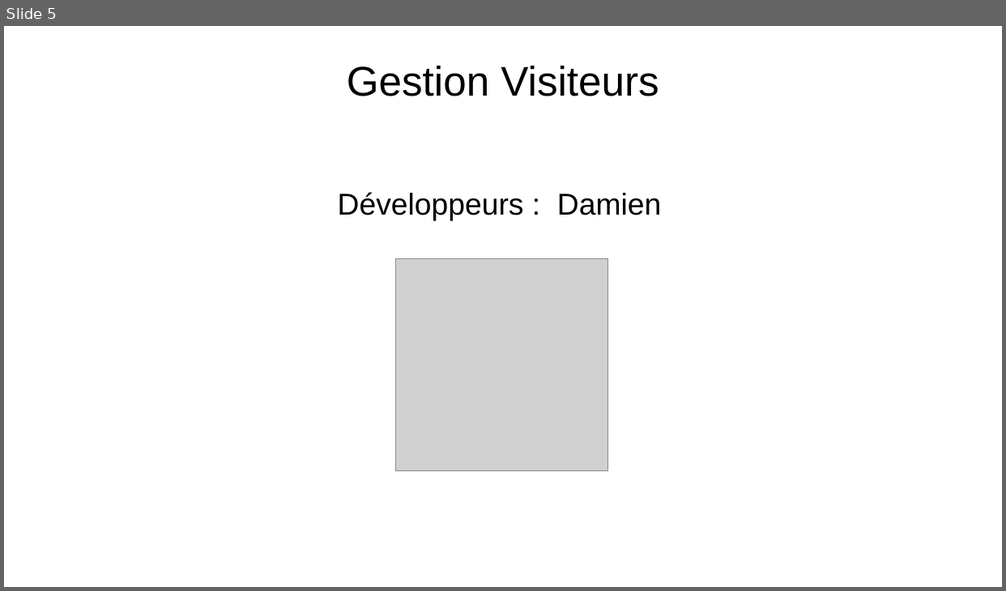
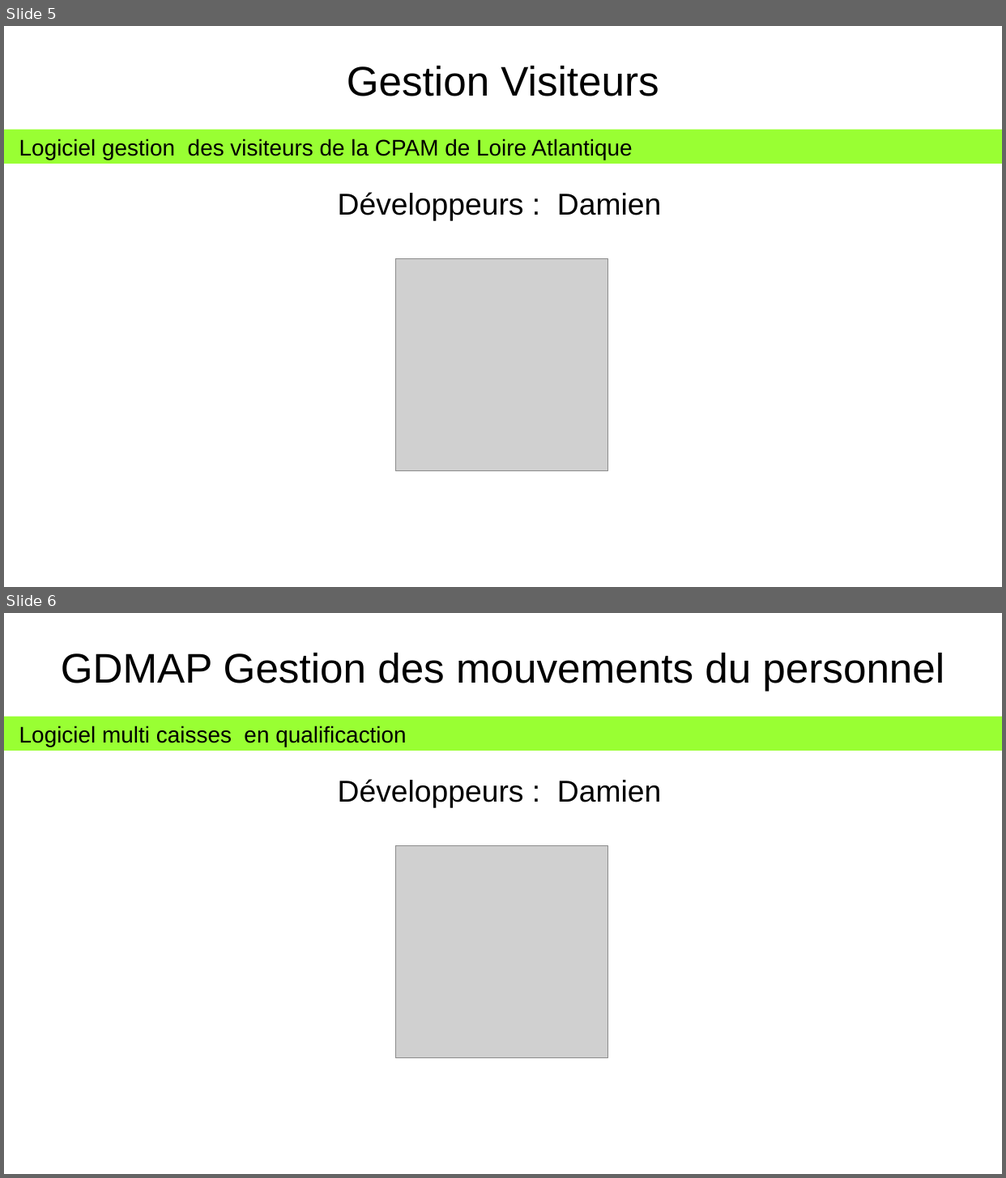
Before and after one commit to heylve/current, a slide deck: journee_metier/applications_présentation.odp. Shown one above the other, each under a label of ours: slide 5 before the commit, slides 5 and 6 after it. The pictures are 1006x591 and 1006x1178 pixels, drawn with LibreOffice and Linux fonts; fonts in the diff are those of the drawing; grey boxes stand for pictures; background and template pictures are left out. Boxes give left, top, right and bottom in pixels: in the first picture for what was removed or moved away, otherwise in the second. Text is boxed around its words. In the diff, an @@ line names an element or a change of style, - is before the commit and + after.

```diff
--- a/journee_metier/applications_présentation.odp
+++ b/journee_metier/applications_présentation.odp
@@ slide 6 added at bbox=[4, 613, 1002, 1174], background picture (left out) @@
@@ title added at bbox=[61, 653, 944, 691], 33 pt, text #000000 @@
+GDMAP Gestion des mouvements du personnel
@@ rectangle added at bbox=[4, 716, 1002, 751], fill #99FF33, 18 pt, text #000000 @@
+Logiciel multi caisses en qualificaction
@@ text added at bbox=[338, 779, 661, 808], 24 pt, text #000000 @@
+Développeurs : Damien
@@ picture added at bbox=[396, 845, 608, 1058] @@
@@ slide 5 changed as well @@
@@ rectangle added at bbox=[4, 129, 1002, 164], fill #99FF33, 18 pt, text #000000 @@
+Logiciel gestion des visiteurs de la CPAM de Loire Atlantique
```
Also in this commit, not shown: 5 other slides changed, 1 other slide added, 1 slide removed, 6 other files.
